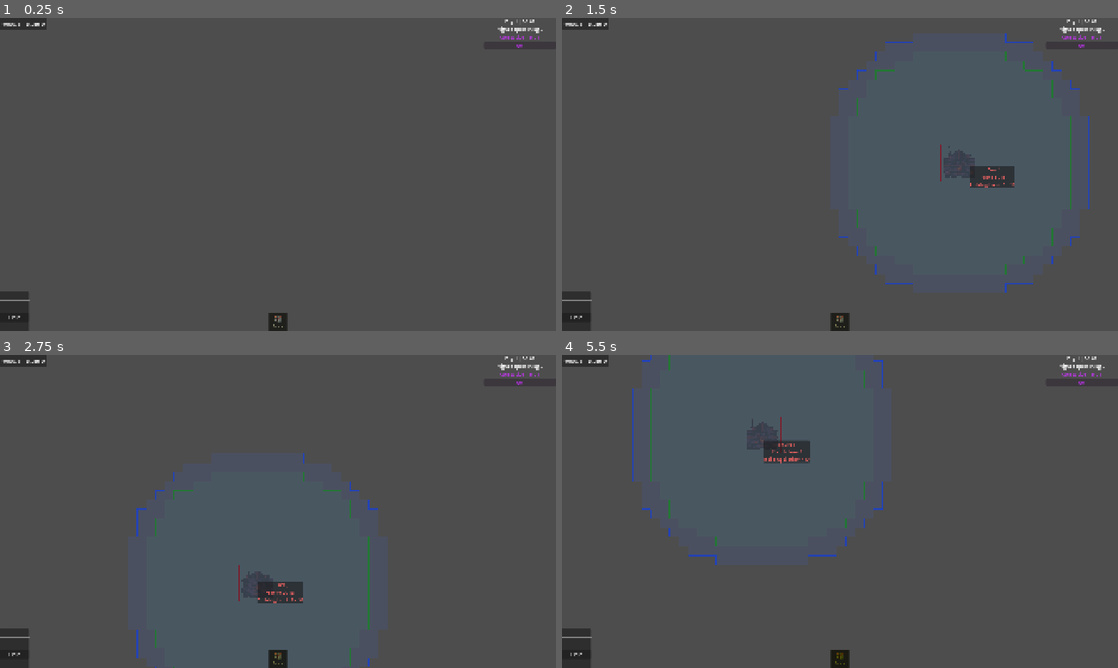
Above: before the commit, frames 1-4 (two rows, left to right).
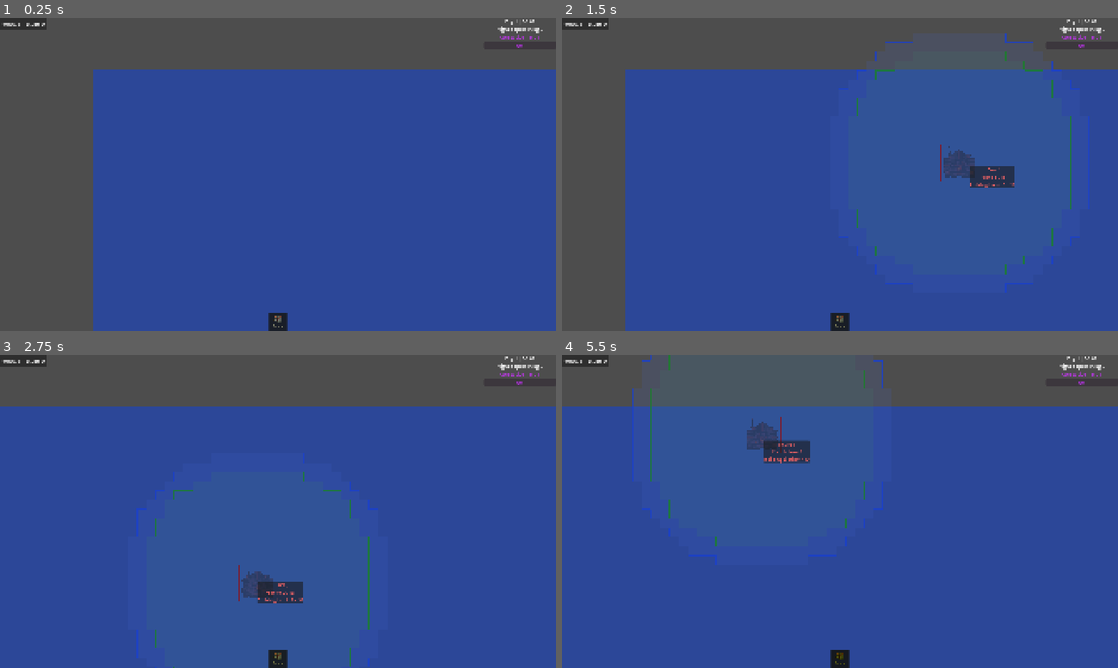
Above: after the commit, the same moments.

Repository: ColdTerror/Core-and-Conveyor
Game: Godot game, scene res://scenes/level.tscn
Same seed, same stepped clock (60 frames per second), same inputs: the game is played once before the commit and once after it. The engine's default icon, where the game draws it, is replaced by a stand-in: a white triangle on a blue panel in a dark square. Sound files missing from this copy of the repository are replaced by a short silence.
Inputs (mouse positions are in pixels of both pictures, inside the frame that each line leads up to):
- Up to frame 1 (0.25 s): no input
- Up to frame 2 (1.5 s): click "Core" at 0.5 s; tap Enter at 1.25 s; move the mouse to (962, 158) at 1.27 s; hold D from 1.28 s (still down); hold X (deconstruct_hotkey) from 1.28 s (still down); click (962, 158) at 1.42 s
- Up to frame 3 (2.75 s): release D at 2 s; release X (deconstruct_hotkey) at 2 s; drag from (166, 527) to (250, 574) at 2.02 s
- Up to frame 4 (5.5 s): tap Space at 2.75, 5 s; move the mouse to (895, 442) at 2.77 s; hold D 2.78-3.5 s; hold R (rotate_tile) 2.78-3.5 s; drag from (812, 574) to (673, 464) at 3.52 s; tap Enter at 4.25 s; move the mouse to (1006, 558) at 4.27 s; hold Left (ui_left) 4.28-5 s; tap Delete at 4.35 s; drag from (673, 464) to (756, 433) at 5.02 s

The runs differ from the first frame. In frame 1, 70% of the frame differs, in the area x 0-100%, y 16-100%; in frame 2, 73%; in frame 3, 82%; in frame 4, 82%.
Error before the commit: Parse Error: Expected statement, found "Indent" instead. (res://scripts/UI/detail_menu.gd:433)

Commit message:
update detail menu

Diff:
--- a/scripts/UI/detail_menu.gd
+++ b/scripts/UI/detail_menu.gd
@@ -430,6 +430,7 @@
 	var level_str = ""
 	if "bot_level" in b and "current_xp" in b and "XP_THRESHOLDS" in b:
 		var global_max = 2
+		if ResearchManager.has_method("get_bot_max_level"):
 			global_max = ResearchManager.get_bot_max_level()
 
 		level_str = "Level: %d / %d | " % [b.bot_level, global_max]
